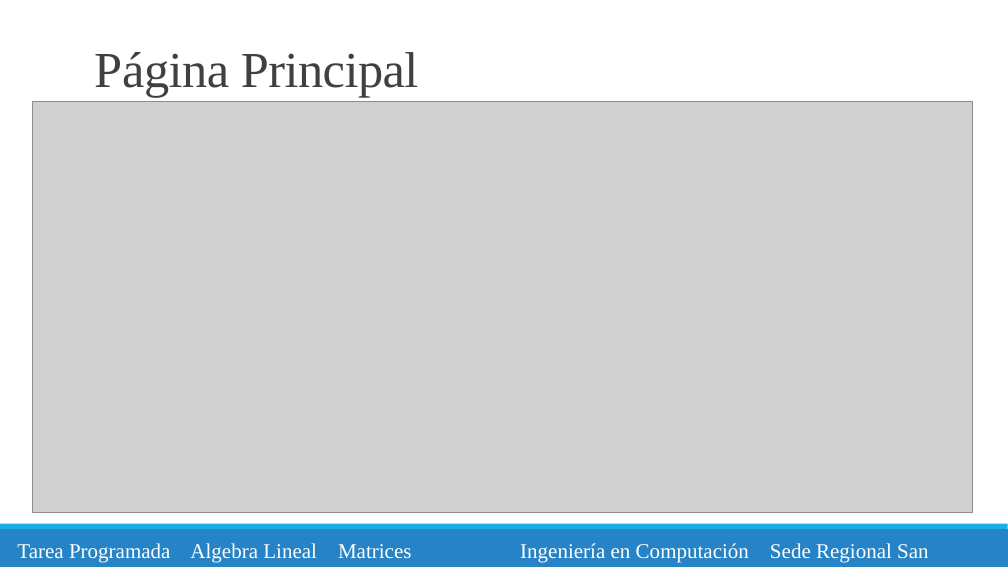
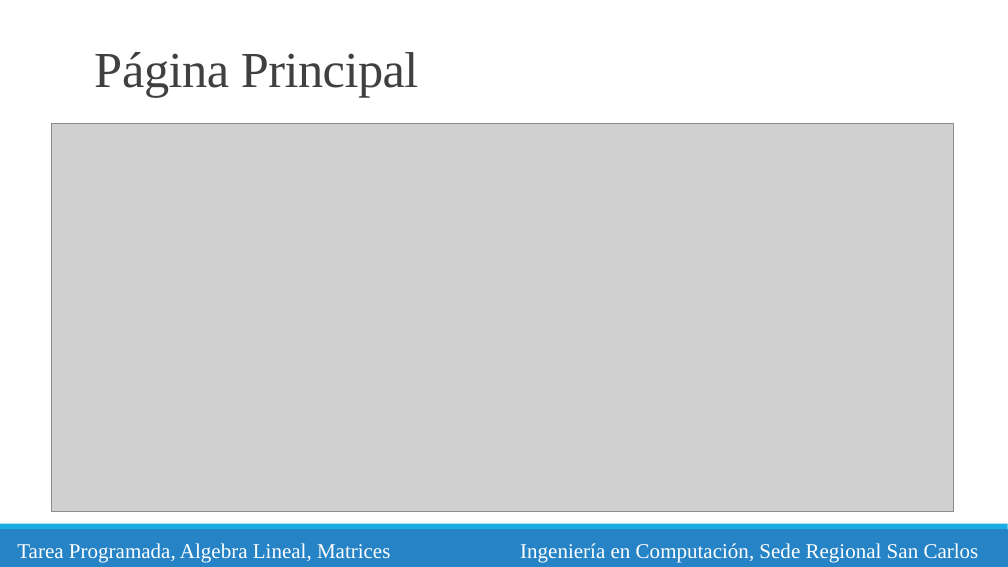
Before and after one commit to Eliomar-Rodriguez/Tarea_Programada_Algebra_Lineal, a slide deck: slide 3 of Manual de usuarios.pptx. Drawn at 1008x567 pixels with LibreOffice and Linux fonts; fonts in the diff are those of the drawing; grey boxes stand for pictures. Boxes give left, top, right and bottom in pixels: in the first picture for what was removed or moved away, otherwise in the second. Text is boxed around its words. In the diff, an @@ line names an element or a change of style, - is before the commit and + after.

```diff
--- a/Manual de usuarios.pptx
+++ b/Manual de usuarios.pptx
@@ picture: place and size @@
-picture at [33, 101, 972, 513]
+picture at [51, 123, 954, 512]
@@ text at [17, 543, 390, 563]: text changed @@
-Tarea Programada Algebra Lineal Matrices
+Tarea Programada, Algebra Lineal, Matrices
@@ text at [520, 543, 979, 563]: text changed @@
-Ingeniería en Computación Sede Regional San Carlos
+Ingeniería en Computación, Sede Regional San Carlos
```
Also in this commit, not shown: 2 other slides changed, 9 slides added, 1 slide removed, 7 other files.
